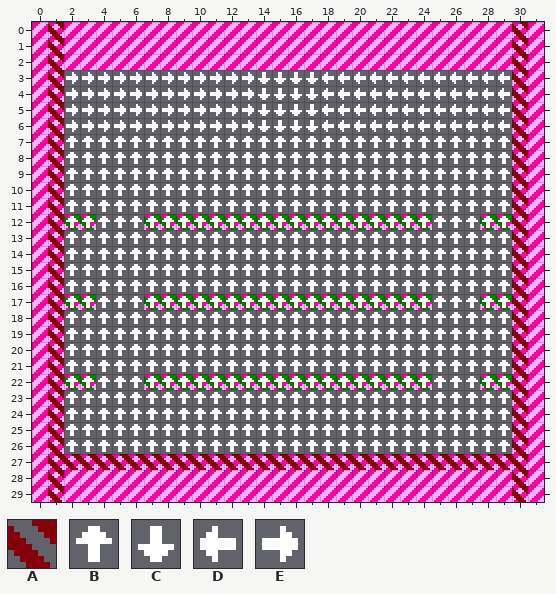
One commit to this Tiled map: BubbleBobble/TiledData/Levels/Lvl1.tmx. Above: the version before the commit.
Cells are 8x8 px. Shown: x 0..31, y 0..29.
Key: from "Collisions": A 1; from "Directions": B 0, C 1, D 2, E 3.
_ is an empty cell.
Layers that did not change in this view are not listed.
Layer "CollisionLayer" before, first column x 0:
0 _A____________________________A_
1 _A____________________________A_
2 _A____________________________A_
3 _A____________________________A_
4 _A____________________________A_
5 _A____________________________A_
6 _A____________________________A_
7 _A____________________________A_
8 _A____________________________A_
Layer "DirectionalLayer" before, first column x 0:
 0 ________________________________
 1 ________________________________
 2 ________________________________
 3 __EEEEEEEEEEEECCCCDDDDDDDDDDDD__
 4 __EEEEEEEEEEEECCCCDDDDDDDDDDDD__
 5 __EEEEEEEEEEEECCCCDDDDDDDDDDDD__
 6 __EEEEEEEEEEEECCCCDDDDDDDDDDDD__
 7 __BBBBBBBBBBBBBBBBBBBBBBBBBBBB__
 8 __BBBBBBBBBBBBBBBBBBBBBBBBBBBB__
 9 __BBBBBBBBBBBBBBBBBBBBBBBBBBBB__
10 __BBBBBBBBBBBBBBBBBBBBBBBBBBBB__
11 __BBBBBBBBBBBBBBBBBBBBBBBBBBBB__
12 __BBBBBBBBBBBBBBBBBBBBBBBBBBBB__
13 __BBBBBBBBBBBBBBBBBBBBBBBBBBBB__
14 __BBBBBBBBBBBBBBBBBBBBBBBBBBBB__
15 __BBBBBBBBBBBBBBBBBBBBBBBBBBBB__
16 __BBBBBBBBBBBBBBBBBBBBBBBBBBBB__
17 __BBBBBBBBBBBBBBBBBBBBBBBBBBBB__
18 __BBBBBBBBBBBBBBBBBBBBBBBBBBBB__
19 __BBBBBBBBBBBBBBBBBBBBBBBBBBBB__
20 __BBBBBBBBBBBBBBBBBBBBBBBBBBBB__
21 __BBBBBBBBBBBBBBBBBBBBBBBBBBBB__
22 __BBBBBBBBBBBBBBBBBBBBBBBBBBBB__
23 __BBBBBBBBBBBBBBBBBBBBBBBBBBBB__
24 __BBBBBBBBBBBBBBBBBBBBBBBBBBBB__
25 __BBBBBBBBBBBBBBBBBBBBBBBBBBBB__
26 __BBBBBBBBBBBBBBBBBBBBBBBBBBBB__
27 ________________________________
28 ________________________________
29 ________________________________
The same view after the edit:
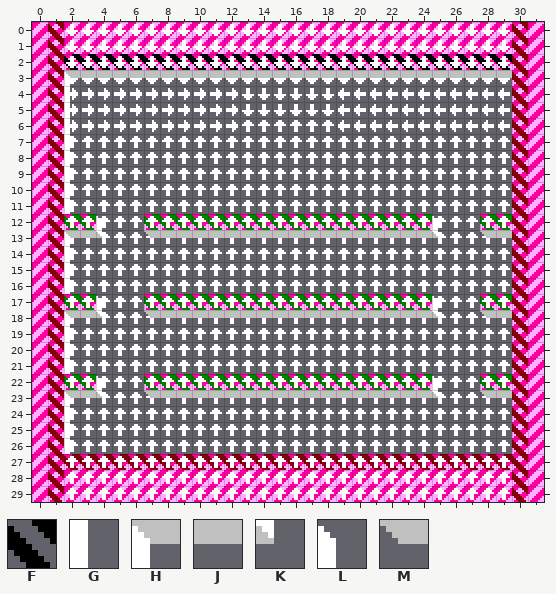
Further tiles: from "Collisions": F 2; from "MapShadowsTileSet": G 0, H 1, J 2, K 3, L 4, M 5.
Tiles of an added or newly shown layer are drawn over the layers below it.
The exact change:
Layer "CollisionLayer":
The author put tile F in row 2 at x 2 to 29.
Layer "DirectionalLayer":
Tile C becomes tile B in row 6 at x 14 to 17.
Tile D becomes tile B in row 6 at x 18.
Tile E becomes tile B in row 6 at x 13.
The author put tile B in rows 27 to 29 at x 2 to 29.
Tile D becomes tile C in row 3 at x 18 to 29; in rows 4 to 5 at x 18.
Tile E becomes tile C in row 3 at x 2 to 13; in rows 4 to 5 at x 13.
The author put tile C in rows 0 to 2 at x 2 to 29.
Layer "ShadowLayer" (added):
The author put tile G in rows 4 to 11 at x 2; in rows 14 to 16 at x 2; in rows 19 to 21 at x 2; in rows 24 to 26 at x 2.
The author put tile H in row 3 at x 2; in row 13 at x 2; in row 18 at x 2; in row 23 at x 2.
The author put tile J in row 3 at x 3 to 29; in row 13 at x 3, 8 to 24 and 29; in row 18 at x 3, 8 to 24 and 29; in row 23 at x 3, 8 to 24 and 29.
The author put tile K in row 13 at x 4 and 25; in row 18 at x 4 and 25; in row 23 at x 4 and 25.
The author put tile L in row 12 at x 4 and 25; in row 17 at x 4 and 25; in row 22 at x 4 and 25.
The author put tile M in row 13 at x 7 and 28; in row 18 at x 7 and 28; in row 23 at x 7 and 28.
Boxes around the changes in both pictures, in picture pixels (x1, y1, x2, y2):
changed: (64, 24, 512, 214)
added: (64, 216, 102, 294)
added: (144, 216, 438, 238)
added: (480, 230, 512, 238)
added: (64, 296, 102, 374)
added: (144, 296, 438, 318)
added: (480, 310, 512, 318)
added: (64, 376, 512, 500)
